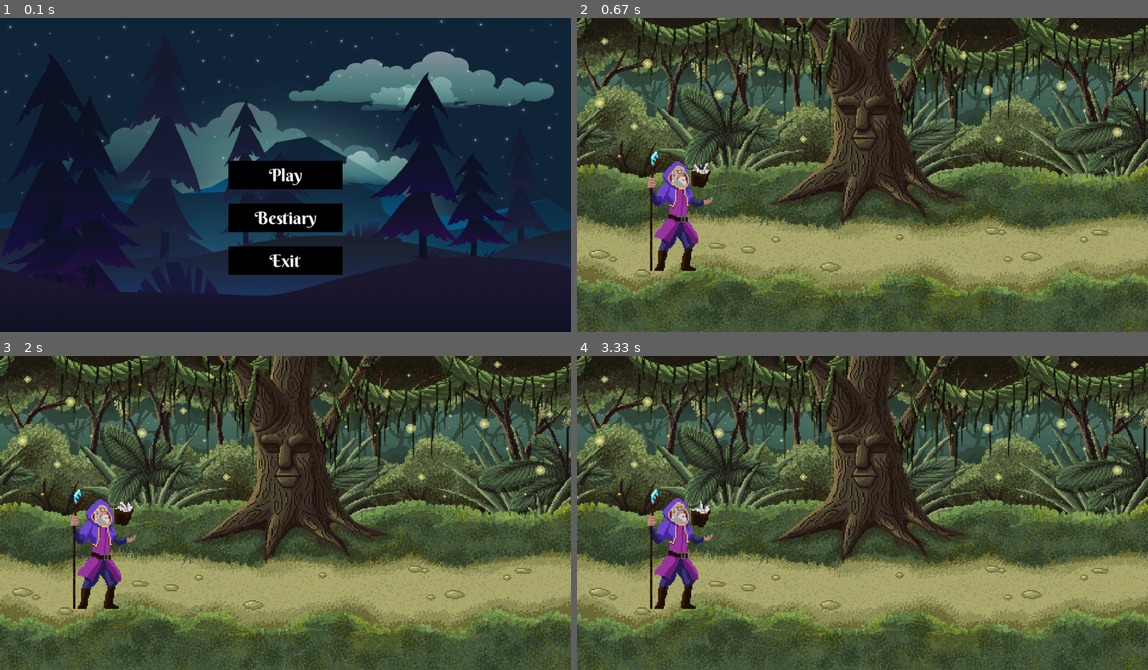
Above: before the commit, frames 1-4 (two rows, left to right).
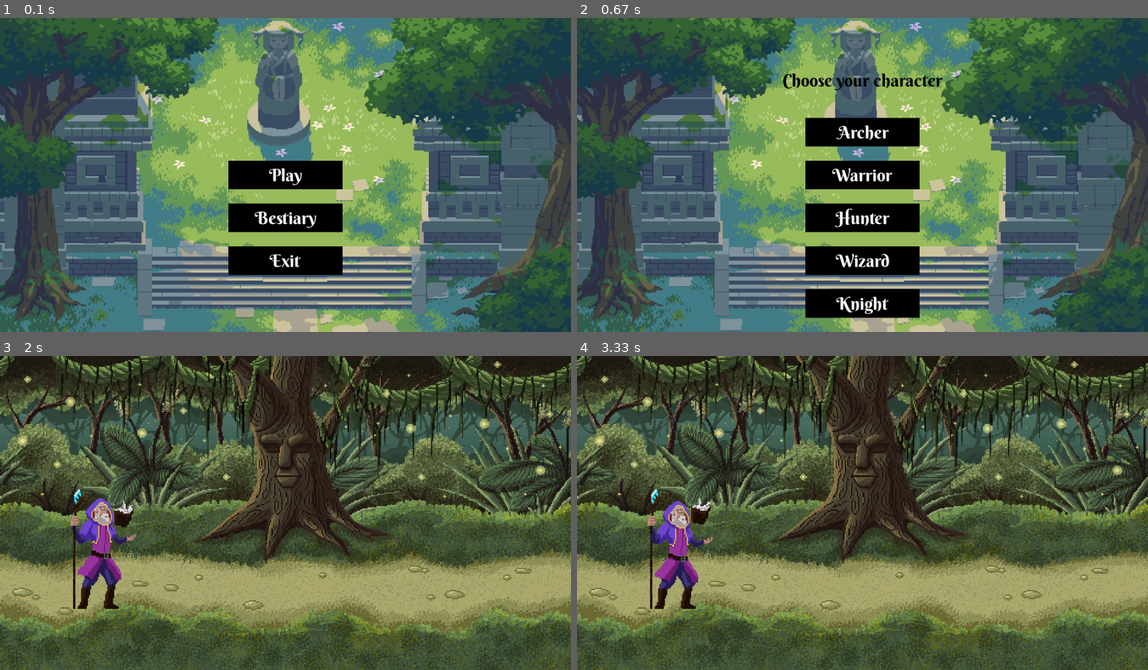
Above: after the commit, the same moments.

Repository: DouglasFernan/ProjetoPOOPygame
Game: pygame game, started from projeto.py
The game is run twice, just before and just after one commit, with the same random seed, the same clock (stepped at 60 frames per second) and the same inputs.
Inputs (mouse positions are in pixels of both pictures, inside the frame that each line leads up to):
- Up to frame 1 (0.1 s): no input
- Up to frame 2 (0.67 s): click (862, 175) at 0.38 s
- Up to frame 3 (2 s): click (285, 641) at 0.72 s, where only the run after the commit has a clickable "Knight"
- Up to frame 4 (3.33 s): no input

The runs differ from the first frame. In frame 1, 90% of the frame differs, in the area x 0-100%, y 0-100%; in frame 2, 93%; in frame 3, 0.6%; in frame 4, 0.9%.

Commit message:
adicionando a cena -> escolher personagem

Diff:
--- a/projeto.py
+++ b/projeto.py
@@ -52,6 +52,12 @@
 battle1 = pygame.transform.scale(battle1, (largura, altura))
 
 fundo_best = pygame.image.load("images/fundo/best01.jpg").convert()
+fundo_best = pygame.transform.scale(fundo_best, (largura, altura))
+
+escolha = pygame.image.load("images/fundo/escolha.png").convert()
+escolha = pygame.transform.scale(escolha, (largura, altura))
+
+
 
 # cores
 
@@ -73,6 +79,13 @@
 exit_cor = cor_botao
 exit_texto = "Exit"
 
+# botoes cena escolher personagem
+botao_archer = pygame.Rect(largura // 2 - 100, altura // 2 - 100, 200, 50)
+botao_warrior = pygame.Rect(largura // 2 - 100, altura // 2 - 25, 200, 50)
+botao_hunter = pygame.Rect(largura // 2 - 100, altura // 2 + 50, 200, 50)
+botao_wizard = pygame.Rect(largura // 2 - 100, altura // 2 + 125, 200, 50)
+botao_knight = pygame.Rect(largura // 2 - 100, altura // 2 + 200, 200, 50)
+
 # Configurações do texto
 fonte = pygame.font.Font("fonts/BerkshireSwash-Regular.ttf", 30)
 
@@ -86,7 +99,7 @@
             elif event.type == pygame.MOUSEBUTTONDOWN:
                 if play_botao.collidepoint(event.pos):
                     print("clicou em play")
-                    return "jogar"  # mudar para a cena de jogar
+                    return "escolher_personagem"  # mudar para a cena de jogar
                 elif best_botao.collidepoint(event.pos):
                     print('clicou em bestiary')
                     return "best"  # mudar para a cena bestiário
@@ -96,7 +109,7 @@
                     sys.exit()
 
         # Preencher a tela
-        tela.blit(menu, (0, 0))
+        tela.blit(escolha, (0, 0))
 
         # Desenhar os botões retangulos
         pygame.draw.rect(tela, play_cor, play_botao)
@@ -121,17 +134,60 @@
         # Controlar a taxa de atualização
         # pygame.time.Clock().tick(60)
 
-def cena_selecao_personagem():
-
+def cena_escolher_personagem():
     while True:
         for event in pygame.event.get():
             if event.type == QUIT:
                 pygame.quit()
                 sys.exit()
             elif event.type == pygame.MOUSEBUTTONDOWN:
-                pass
-
-
+                if botao_archer.collidepoint(event.pos):
+                    return ("jogar")
+                elif botao_warrior.collidepoint(event.pos):
+                    return ("jogar")
+                elif botao_hunter.collidepoint(event.pos):
+                    return ("jogar")
+                elif botao_wizard.collidepoint(event.pos):
+                    return ("jogar")
+                elif botao_knight.collidepoint(event.pos):
+                    return ("jogar")
+
+        tela.blit(escolha, (0, 0))
+
+        # Desenhar o texto
+        texto_escolha = fonte.render("Choose your character", True, cor_botao)
+        tela.blit(texto_escolha, ((largura - texto_escolha.get_width()) // 2, 90))
+
+        # Desenhar os botões
+        pygame.draw.rect(tela, cor_botao, botao_archer)
+        pygame.draw.rect(tela, cor_botao, botao_warrior)
+        pygame.draw.rect(tela, cor_botao, botao_hunter)
+        pygame.draw.rect(tela, cor_botao, botao_wizard)
+        pygame.draw.rect(tela, cor_botao, botao_knight)
+
+        # Adicionar texto nos botões
+        texto_archer = fonte.render("Archer", True, cor_texto)
+        texto_warrior = fonte.render("Warrior", True, cor_texto)
+        texto_hunter = fonte.render("Hunter", True, cor_texto)
+        texto_wizard = fonte.render("Wizard", True, cor_texto)
+        texto_knight = fonte.render("Knight", True, cor_texto)
+
+        tela.blit(texto_archer, (botao_archer.x + (botao_archer.width - texto_archer.get_width()) // 2,
+                                  botao_archer.y + (botao_archer.height - texto_archer.get_height()) // 2))
+        tela.blit(texto_warrior, (botao_warrior.x + (botao_warrior.width - texto_warrior.get_width()) // 2,
+                                   botao_warrior.y + (botao_warrior.height - texto_warrior.get_height()) // 2))
+        tela.blit(texto_hunter, (botao_hunter.x + (botao_hunter.width - texto_hunter.get_width()) // 2,
+                                  botao_hunter.y + (botao_hunter.height - texto_hunter.get_height()) // 2))
+        tela.blit(texto_wizard, (botao_wizard.x + (botao_wizard.width - texto_wizard.get_width()) // 2,
+                                  botao_wizard.y + (botao_wizard.height - texto_wizard.get_height()) // 2))
+        tela.blit(texto_knight, (botao_knight.x + (botao_knight.width - texto_knight.get_width()) // 2,
+                                  botao_knight.y + (botao_knight.height - texto_knight.get_height()) // 2))
+
+        # Atualizar a tela
+        pygame.display.flip()
+
+        # Controlar a taxa de atualização
+        pygame.time.Clock().tick(60)
 
 
 def cena_jogar():
@@ -163,9 +219,6 @@
                 pygame.quit()
                 sys.exit()
 
-        # preencher com preto, para limpar a tela
-        tela.fill((0, 0, 0))
-
         # preencher a tela com a cor de fundo da cena de jogar
         tela.blit(fundo_best, (0, 0))
 
@@ -183,3 +236,5 @@
         cena_atual = cena_jogar()
     elif cena_atual == "best":
         cena_atual = cena_bestiario()
+    elif cena_atual == "escolher_personagem":
+        cena_atual = cena_escolher_personagem()
Binary file added: images/fundo/escolha.png
